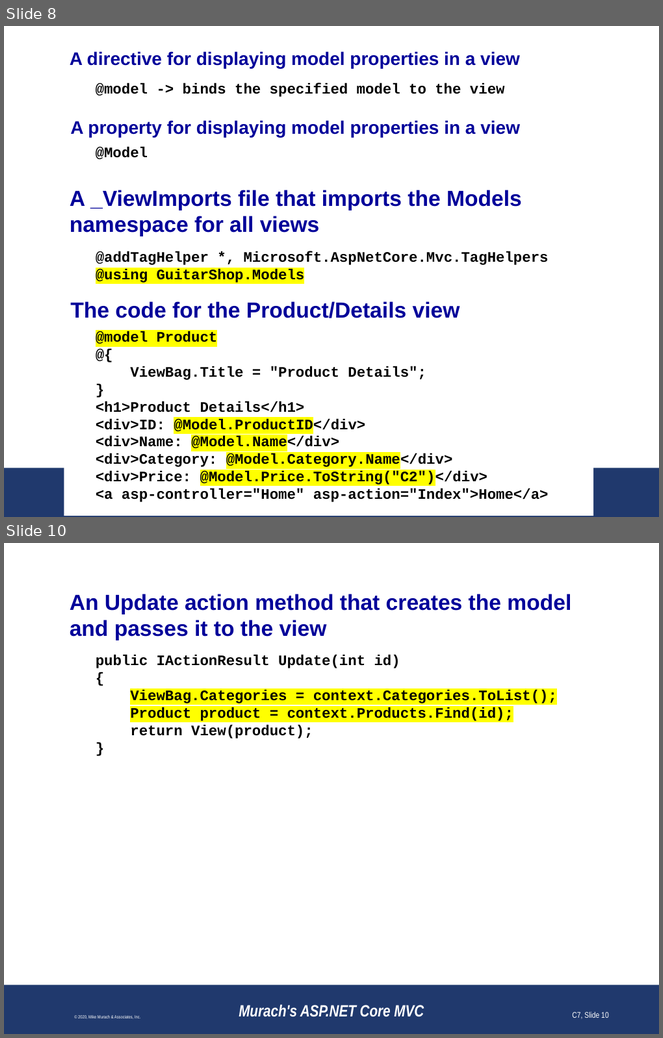
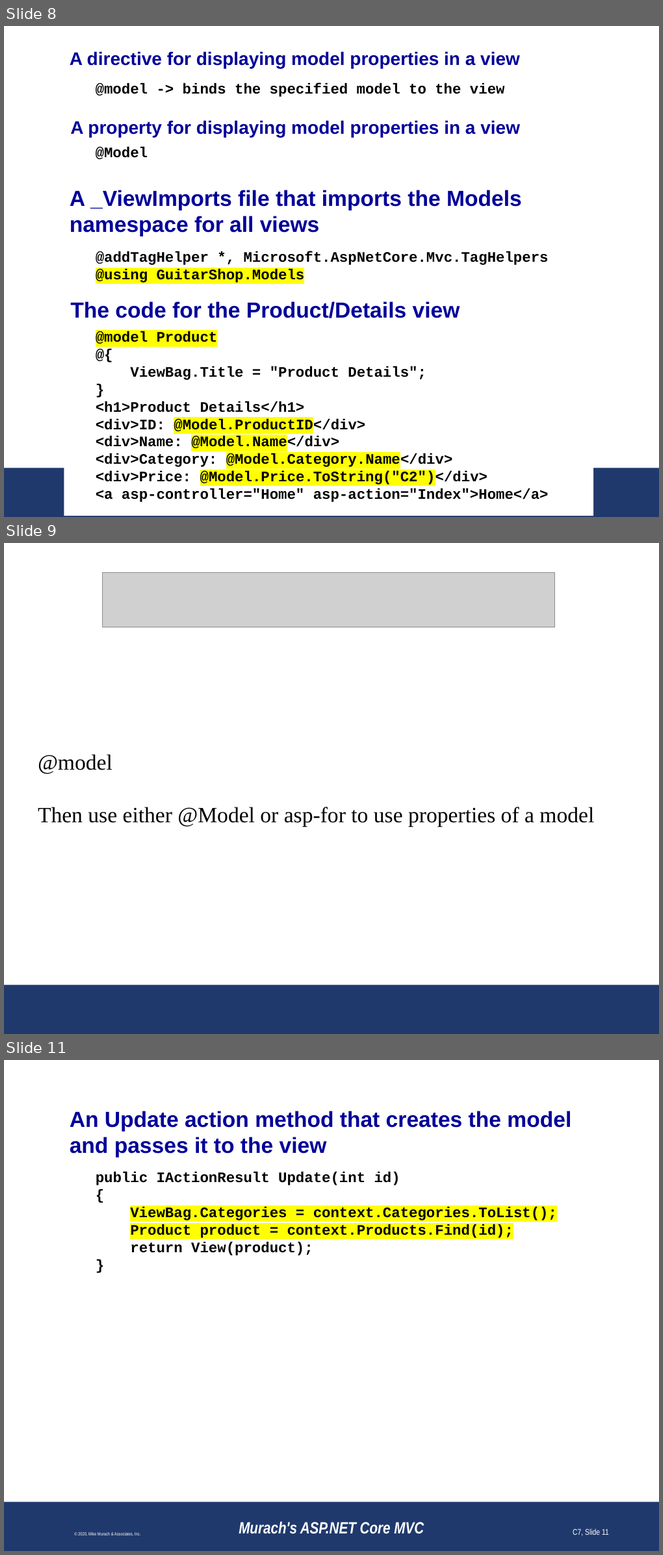
Before and after one commit to jin-co/web-cSharp, a slide deck: CheatSheetCSharp/CheatSheetCSharp/wwwroot/references/razor-views.pptx. Shown one above the other, each under a label of ours: slides 8 and 10 before the commit, slides 8, 9 and 11 after it; the slides between them are not shown. The pictures are 663x1038 and 663x1555 pixels, drawn with LibreOffice and Linux fonts; fonts in the diff are those of the drawing; grey boxes stand for pictures; background and template pictures are left out. Boxes give left, top, right and bottom in pixels: in the first picture for what was removed or moved away, otherwise in the second. Text is boxed around its words. In the diff, an @@ line names an element or a change of style, - is before the commit and + after.

```diff
--- a/CheatSheetCSharp/CheatSheetCSharp/wwwroot/references/razor-views.pptx
+++ b/CheatSheetCSharp/CheatSheetCSharp/wwwroot/references/razor-views.pptx
@@ slide 9 added at (x1=4, y1=543, x2=659, y2=1034), background #FFFFFF; not listed: 1 template element that a slide beside it also shows @@
@@ picture added at (x1=102, y1=572, x2=555, y2=627) @@
@@ text added at (x1=38, y1=754, x2=594, y2=826), 24 pt, text #000000 @@
+@model
+Then use either @Model or asp-for to use properties of a model
@@ what was slide 10 is now slide 11 @@
@@ page number at (x1=573, y1=1529, x2=609, y2=1536): text changed @@
-C7, Slide 10
+C7, Slide 11
```
Also in this commit, not shown: 1 other slide added, 1 slide removed, 4 other files.
